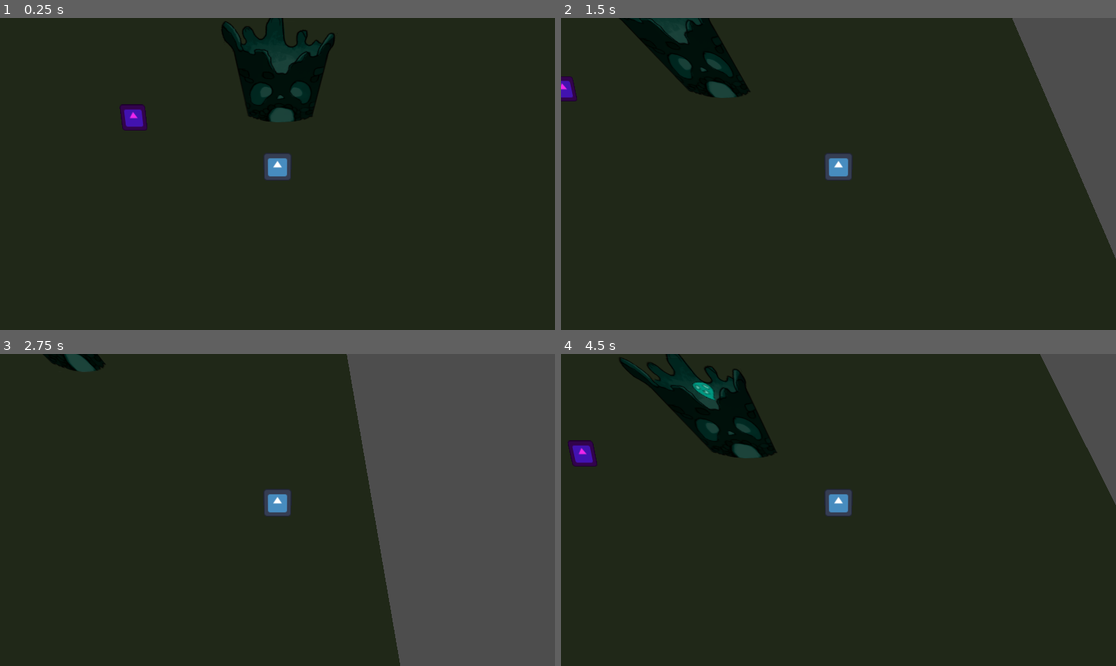
Above: before the commit, frames 1-4 (two rows, left to right).
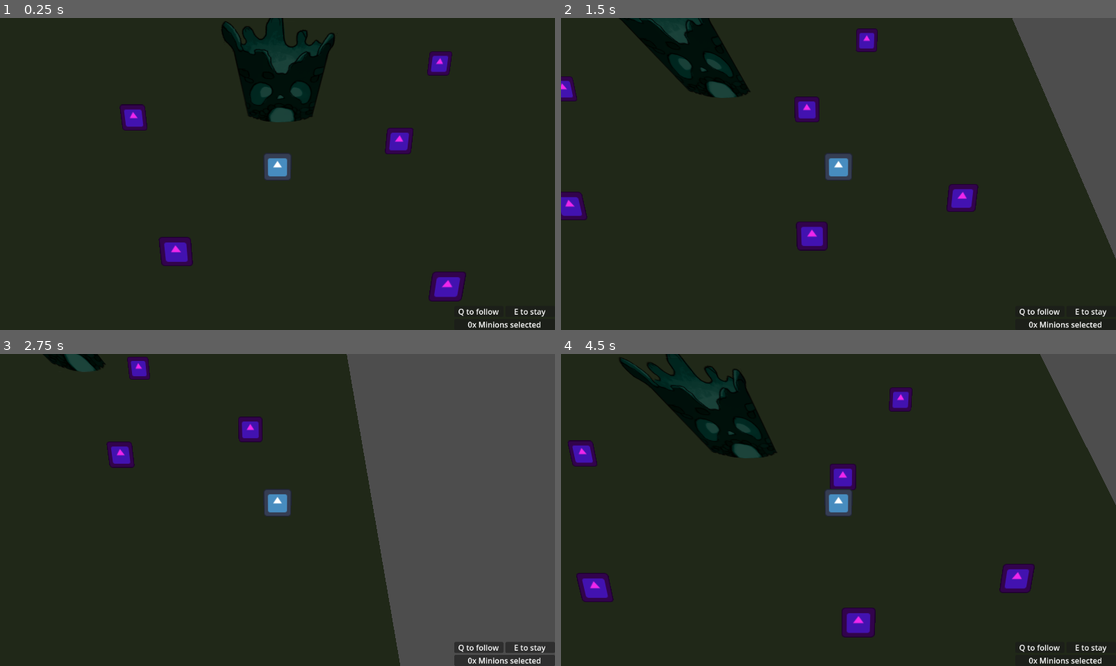
Above: after the commit, the same moments.

Repository: ALP-Games/Summoning
Game: Godot game, scene res://Scenes/gameplay.tscn
Two runs of this game, one before a commit and one after it. Both use one fixed random seed, a clock stepped at 60 frames per second and the inputs below. The engine's default icon, where the game draws it, is replaced by a stand-in: a white triangle on a blue panel in a dark square.
Inputs (mouse positions are in pixels of both pictures, inside the frame that each line leads up to):
- Up to frame 1 (0.25 s): no input
- Up to frame 2 (1.5 s): tap Enter at 0.5 s; move the mouse to (960, 158) at 0.52 s; hold D (right) 0.53-1.28 s; tap Q (follow, bound only after the commit) at 0.6, 1.35 s; click (960, 158) at 0.67 s; move the mouse to (727, 189) at 1.27 s; hold S (down) from 1.28 s (still down); click (727, 189) at 1.42 s
- Up to frame 3 (2.75 s): move the mouse to (333, 441) at 2.02 s; release S (down) at 2.03 s; hold D (right) from 2.03 s (still down); tap Q (follow, bound only after the commit) at 2.1 s; click (333, 441) at 2.17 s
- Up to frame 4 (4.5 s): move the mouse to (810, 572) at 2.77 s; release D (right) at 2.78 s; hold W (up) 2.78-3.53 s; tap Q (follow, bound only after the commit) at 2.85, 3.6, 4.35 s; click (810, 572) at 2.92 s; move the mouse to (1005, 556) at 3.52 s; hold A (left) from 3.53 s (still down); click (1005, 556) at 3.67 s; move the mouse to (672, 463) at 4.27 s; click (672, 463) at 4.42 s

The runs differ from the first frame. In frame 1, 2.1% of the frame differs, in the area x 28-99%, y 10-100%; in frame 2, 2.3%; in frame 3, 2.2%; in frame 4, 2.8%, in the area x 2-99%, y 9-100%.

Commit message:
simple UI with commands

Diff:
--- a/Assets/Scene/SpiritWell.tscn
+++ b/Assets/Scene/SpiritWell.tscn
@@ -1,37 +1,15 @@
-[gd_scene load_steps=8 format=3 uid="uid://cxhvfgrtcr30c"]
+[gd_scene load_steps=4 format=3 uid="uid://cxhvfgrtcr30c"]
 
 [ext_resource type="Texture2D" uid="uid://cyljdp88v5hrp" path="res://Assets/Png/SpiritWell_Front.png" id="1_8kg22"]
 [ext_resource type="Texture2D" uid="uid://dpiuixto42naq" path="res://Assets/Png/SpiritWell_Back.png" id="2_gposs"]
-[ext_resource type="Texture2D" uid="uid://qgkqebdhdn0i" path="res://Assets/Png/Spirit01.png" id="3_r1wk1"]
 
 [sub_resource type="BoxShape3D" id="BoxShape3D_tr7st"]
-size = Vector3(3.53711, 5.93726, 4.32837)
-
-[sub_resource type="StandardMaterial3D" id="StandardMaterial3D_owugi"]
-transparency = 2
-alpha_scissor_threshold = 0.522
-alpha_antialiasing_mode = 0
-albedo_texture = ExtResource("3_r1wk1")
-emission_enabled = true
-emission_texture = ExtResource("3_r1wk1")
-
-[sub_resource type="ParticleProcessMaterial" id="ParticleProcessMaterial_nwx4x"]
-lifetime_randomness = 0.23
-emission_shape_scale = Vector3(1, 1, 0)
-emission_shape = 3
-emission_box_extents = Vector3(1, 1, 1)
-gravity = Vector3(0, 10, 0)
-scale_min = 0.8
-turbulence_enabled = true
-turbulence_noise_strength = 0.1
-turbulence_noise_scale = 2.124
-
-[sub_resource type="QuadMesh" id="QuadMesh_p3d7l"]
+size = Vector3(3.537, 5.937, 3.537)
 
 [node name="SpiritWell" type="StaticBody3D"]
 
 [node name="CollisionShape3D" type="CollisionShape3D" parent="."]
-transform = Transform3D(1, 0, 0, 0, 1, 0, 0, 0, 1, 0.110274, 0.0633366, -0.225402)
+transform = Transform3D(1, 0, 0, 0, 1, 0, 0, 0, 1, 0.110274, 0.0633366, 0)
 shape = SubResource("BoxShape3D_tr7st")
 
 [node name="Front" type="Sprite3D" parent="."]
@@ -44,12 +22,3 @@
 transform = Transform3D(1, 0, 0, 0, 1, 0, 0, 0, 1, 0, 1.71293, -0.170391)
 shaded = true
 texture = ExtResource("2_gposs")
-
-[node name="GPUParticles3D" type="GPUParticles3D" parent="."]
-transform = Transform3D(1, 0, 0, 0, 1, 0, 0, 0, 1, 0, 0.622711, 0)
-material_override = SubResource("StandardMaterial3D_owugi")
-amount = 5
-lifetime = 4.74
-visibility_aabb = AABB(-1.86356, -2.36349, -0.001, 3.72713, 4.72697, 0.002)
-process_material = SubResource("ParticleProcessMaterial_nwx4x")
-draw_pass_1 = SubResource("QuadMesh_p3d7l")
--- a/Characters/player.tscn
+++ b/Characters/player.tscn
@@ -2,7 +2,7 @@
 
 [ext_resource type="Texture2D" uid="uid://mlvnc2ro3582" path="res://icon.svg" id="1_f2et7"]
 [ext_resource type="Script" path="res://Scripts/player.gd" id="1_ppsu3"]
-[ext_resource type="PackedScene" uid="uid://bx5xf8cja4kqm" path="res://follow_node.tscn" id="3_ym0o2"]
+[ext_resource type="PackedScene" uid="uid://bx5xf8cja4kqm" path="res://Scenes/Utils/follow_node.tscn" id="3_atcg0"]
 
 [sub_resource type="BoxShape3D" id="BoxShape3D_gvsnl"]
 
@@ -22,4 +22,4 @@
 transform = Transform3D(1, 0, 0, 0, 1, 0, 0, 0, 1, 0, 0.5, 0)
 shape = SubResource("BoxShape3D_gvsnl")
 
-[node name="FollowNode" parent="." instance=ExtResource("3_ym0o2")]
+[node name="FollowNode" parent="." instance=ExtResource("3_atcg0")]
--- /dev/null
+++ b/Scenes/Utils/follow_node.tscn
@@ -0,0 +1,6 @@
+[gd_scene load_steps=2 format=3 uid="uid://bx5xf8cja4kqm"]
+
+[ext_resource type="Script" path="res://Scripts/follow_node.gd" id="1_6rn6k"]
+
+[node name="FollowNode" type="Node"]
+script = ExtResource("1_6rn6k")
--- a/Scenes/gameplay.tscn
+++ b/Scenes/gameplay.tscn
@@ -1,8 +1,9 @@
-[gd_scene load_steps=9 format=3 uid="uid://k8wx0s0eyp0y"]
+[gd_scene load_steps=10 format=3 uid="uid://k8wx0s0eyp0y"]
 
 [ext_resource type="PackedScene" uid="uid://cdqx02qvfabwu" path="res://Characters/player.tscn" id="1_pjsru"]
 [ext_resource type="PackedScene" uid="uid://cxhvfgrtcr30c" path="res://Assets/Scene/SpiritWell.tscn" id="2_4v357"]
 [ext_resource type="PackedScene" uid="uid://bapaha74bcbp1" path="res://Characters/minion.tscn" id="2_t5msq"]
+[ext_resource type="PackedScene" uid="uid://cyitoa3yhpeql" path="res://Scenes/ui.tscn" id="4_x8ebw"]
 
 [sub_resource type="NavigationMesh" id="NavigationMesh_3rywa"]
 vertices = PackedVector3Array(-2.265, 0.425287, -2.265, -0.514999, 0.425287, -2.515, -0.764999, 0.425287, -18.265, -18. …(1210 unchanged characters)…
@@ -22,23 +23,43 @@
 
 [node name="Gameplay" type="Node3D"]
 
-[node name="NavigationRegion3D" type="NavigationRegion3D" parent="."]
+[node name="Entities" type="Node3D" parent="."]
+
+[node name="minion" parent="Entities" instance=ExtResource("2_t5msq")]
+transform = Transform3D(1, 0, 0, 0, 1, 0, 0, 0, 1, -7.33209, 0, 1.06732)
+
+[node name="minion2" parent="Entities" instance=ExtResource("2_t5msq")]
+transform = Transform3D(1, 0, 0, 0, 1, 0, 0, 0, 1, 9.10058, 0, -2.56128)
+
+[node name="minion3" parent="Entities" instance=ExtResource("2_t5msq")]
+transform = Transform3D(1, 0, 0, 0, 1, 0, 0, 0, 1, 5.79577, 0, 2.40378)
+
+[node name="minion4" parent="Entities" instance=ExtResource("2_t5msq")]
+transform = Transform3D(1, 0, 0, 0, 1, 0, 0, 0, 1, 12.8005, 0, 7.03595)
+
+[node name="minion5" parent="Entities" instance=ExtResource("2_t5msq")]
+transform = Transform3D(1, 0, 0, 0, 1, 0, 0, 0, 1, 6.33769, 0, 8.617)
+
+[node name="minion6" parent="Entities" instance=ExtResource("2_t5msq")]
+transform = Transform3D(1, 0, 0, 0, 1, 0, 0, 0, 1, -4.11599, 0, 7.38564)
+
+[node name="EnvironmentNavigation" type="NavigationRegion3D" parent="."]
 navigation_mesh = SubResource("NavigationMesh_3rywa")
 
-[node name="Environments" type="Node3D" parent="NavigationRegion3D"]
+[node name="Environments" type="Node3D" parent="EnvironmentNavigation"]
 
-[node name="Ground" type="StaticBody3D" parent="NavigationRegion3D/Environments"]
+[node name="Ground" type="StaticBody3D" parent="EnvironmentNavigation/Environments"]
 
-[node name="GroundMesh" type="MeshInstance3D" parent="NavigationRegion3D/Environments/Ground"]
+[node name="GroundMesh" type="MeshInstance3D" parent="EnvironmentNavigation/Environments/Ground"]
 transform = Transform3D(18.765, 0, 0, 0, 18.765, 0, 0, 0, 18.765, 0, 0, 0)
 mesh = SubResource("PlaneMesh_ibxvn")
 skeleton = NodePath("../../../..")
 
-[node name="CollisionShape3D" type="CollisionShape3D" parent="NavigationRegion3D/Environments/Ground"]
+[node name="CollisionShape3D" type="CollisionShape3D" parent="EnvironmentNavigation/Environments/Ground"]
 transform = Transform3D(18.765, 0, 0, 0, 18.765, 0, 0, 0, 18.765, 0, 0, 0)
 shape = SubResource("ConvexPolygonShape3D_ngk08")
 
-[node name="SpiritWell" parent="NavigationRegion3D/Environments" instance=ExtResource("2_4v357")]
+[node name="SpiritWell" parent="EnvironmentNavigation/Environments" instance=ExtResource("2_4v357")]
 transform = Transform3D(1, 0, 0, 0, 1, 0, 0, 0, 1, 0, 1.33045, 0)
 
 [node name="Player" parent="." instance=ExtResource("1_pjsru")]
@@ -52,5 +73,8 @@
 [node name="WorldEnvironment" type="WorldEnvironment" parent="."]
 environment = SubResource("Environment_fio2q")
 
-[node name="minion" parent="." instance=ExtResource("2_t5msq")]
-transform = Transform3D(1, 0, 0, 0, 1, 0, 0, 0, 1, -7.33209, 0, 1.06732)
+[node name="CanvasLayer" type="CanvasLayer" parent="."]
+
+[node name="UI" parent="CanvasLayer" node_paths=PackedStringArray("player") instance=ExtResource("4_x8ebw")]
+mouse_filter = 2
+player = NodePath("../../Player")
--- /dev/null
+++ b/Scenes/ui.tscn
@@ -0,0 +1,61 @@
+[gd_scene load_steps=2 format=3 uid="uid://cyitoa3yhpeql"]
+
+[ext_resource type="Script" path="res://Scripts/ui.gd" id="1_f1wrr"]
+
+[node name="UI" type="Control"]
+layout_mode = 3
+anchors_preset = 15
+anchor_right = 1.0
+anchor_bottom = 1.0
+grow_horizontal = 2
+grow_vertical = 2
+script = ExtResource("1_f1wrr")
+
+[node name="VBoxContainer" type="VBoxContainer" parent="."]
+layout_mode = 1
+anchors_preset = 3
+anchor_left = 1.0
+anchor_top = 1.0
+anchor_right = 1.0
+anchor_bottom = 1.0
+offset_left = -209.0
+offset_top = -40.0
+grow_horizontal = 0
+grow_vertical = 0
+
+[node name="ControlsInfo" type="HBoxContainer" parent="VBoxContainer"]
+layout_mode = 2
+alignment = 1
+
+[node name="Follow" type="PanelContainer" parent="VBoxContainer/ControlsInfo"]
+layout_mode = 2
+size_flags_horizontal = 3
+
+[node name="Label" type="Label" parent="VBoxContainer/ControlsInfo/Follow"]
+layout_mode = 2
+text = "Q to follow"
+horizontal_alignment = 1
+
+[node name="Stay" type="PanelContainer" parent="VBoxContainer/ControlsInfo"]
+layout_mode = 2
+size_flags_horizontal = 3
+
+[node name="Label" type="Label" parent="VBoxContainer/ControlsInfo/Stay"]
+layout_mode = 2
+text = "E to stay"
+horizontal_alignment = 1
+
+[node name="PanelContainer" type="PanelContainer" parent="VBoxContainer"]
+layout_mode = 2
+
+[node name="SelectionInfo" type="HBoxContainer" parent="VBoxContainer/PanelContainer"]
+layout_mode = 2
+size_flags_horizontal = 4
+
+[node name="Count" type="Label" parent="VBoxContainer/PanelContainer/SelectionInfo"]
+layout_mode = 2
+text = "28000000"
+
+[node name="Info" type="Label" parent="VBoxContainer/PanelContainer/SelectionInfo"]
+layout_mode = 2
+text = "minions selected"
--- a/Scripts/player.gd
+++ b/Scripts/player.gd
@@ -4,6 +4,8 @@
 
 @onready var camera: Camera3D = $Camera3D
 @onready var follow_node: FollowNode = $FollowNode
+
+var minions_selected: Array[Minion] = []
 
 # Called when the node enters the scene tree for the first time.
 func _ready() -> void:
@@ -21,8 +23,11 @@
 			var intersection := space_state.intersect_ray(\
 				PhysicsRayQueryParameters3D.create(rayOrigin, rayEnd))
 			if intersection.size() > 0 and intersection.collider is Minion:
-				var minion := intersection.collider as Minion
-				follow_node.add_new_folower(minion)
+				minions_selected = [intersection.collider]
+			else:
+				minions_selected = []
+				#var minion := intersection.collider as Minion
+				#follow_node.add_new_folower(minion)
 
 
 func _integrate_forces(state: PhysicsDirectBodyState3D) -> void:
@@ -33,4 +38,6 @@
 
 # Called every frame. 'delta' is the elapsed time since the previous frame.
 func _process(delta: float) -> void:
-	pass
+	if Input.is_action_just_pressed("follow"):
+		for minion in minions_selected:
+			follow_node.add_new_folower(minion)
--- /dev/null
+++ b/Scripts/ui.gd
@@ -0,0 +1,24 @@
+class_name UI extends Control
+
+@export var player: Player
+
+@onready var selected_count_label := $VBoxContainer/PanelContainer/SelectionInfo/Count
+@onready var selection_info_label := $VBoxContainer/PanelContainer/SelectionInfo/Info
+
+var selection_info_singular := "Minion selected"
+var selection_info_plural := "Minions selected"
+
+# Called when the node enters the scene tree for the first time.
+func _ready() -> void:
+	selected_count_label.text = "0x"
+	selection_info_label.text = selection_info_plural
+
+
+# Called every frame. 'delta' is the elapsed time since the previous frame.
+func _process(delta: float) -> void:
+	var amount := player.minions_selected.size()
+	selected_count_label.text = str(amount) + "x"
+	if amount == 1:
+		selection_info_label.text = selection_info_singular
+	else:
+		selection_info_label.text = selection_info_plural
--- a/follow_node.tscn
+++ /dev/null
@@ -1,6 +0,0 @@
-[gd_scene load_steps=2 format=3 uid="uid://bx5xf8cja4kqm"]
-
-[ext_resource type="Script" path="res://Scripts/follow_node.gd" id="1_e3sj8"]
-
-[node name="FollowNode" type="Node"]
-script = ExtResource("1_e3sj8")
--- a/project.godot
+++ b/project.godot
@@ -37,3 +37,13 @@
 "events": [Object(InputEventKey,"resource_local_to_scene":false,"resource_name":"","device":-1,"window_id":0,"alt_pressed":false,"shift_pressed":false,"ctrl_pressed":false,"meta_pressed":false,"pressed":false,"keycode":0,"physical_keycode":68,"key_label":0,"unicode":100,"echo":false,"script":null)
 ]
 }
+follow={
+"deadzone": 0.5,
+"events": [Object(InputEventKey,"resource_local_to_scene":false,"resource_name":"","device":-1,"window_id":0,"alt_pressed":false,"shift_pressed":false,"ctrl_pressed":false,"meta_pressed":false,"pressed":false,"keycode":0,"physical_keycode":81,"key_label":0,"unicode":113,"echo":false,"script":null)
+]
+}
+stay={
+"deadzone": 0.5,
+"events": [Object(InputEventKey,"resource_local_to_scene":false,"resource_name":"","device":-1,"window_id":0,"alt_pressed":false,"shift_pressed":false,"ctrl_pressed":false,"meta_pressed":false,"pressed":false,"keycode":0,"physical_keycode":69,"key_label":0,"unicode":101,"echo":false,"script":null)
+]
+}
